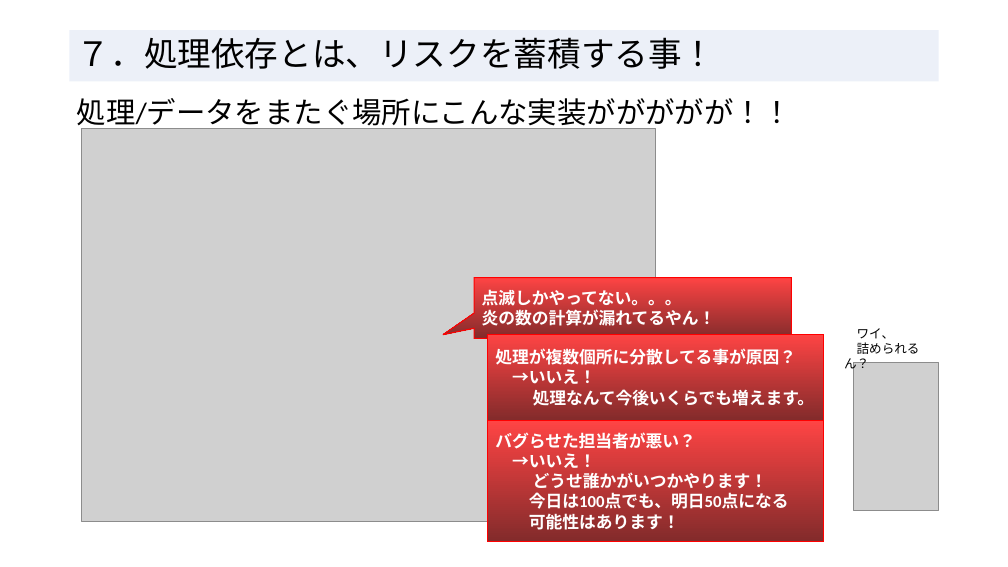
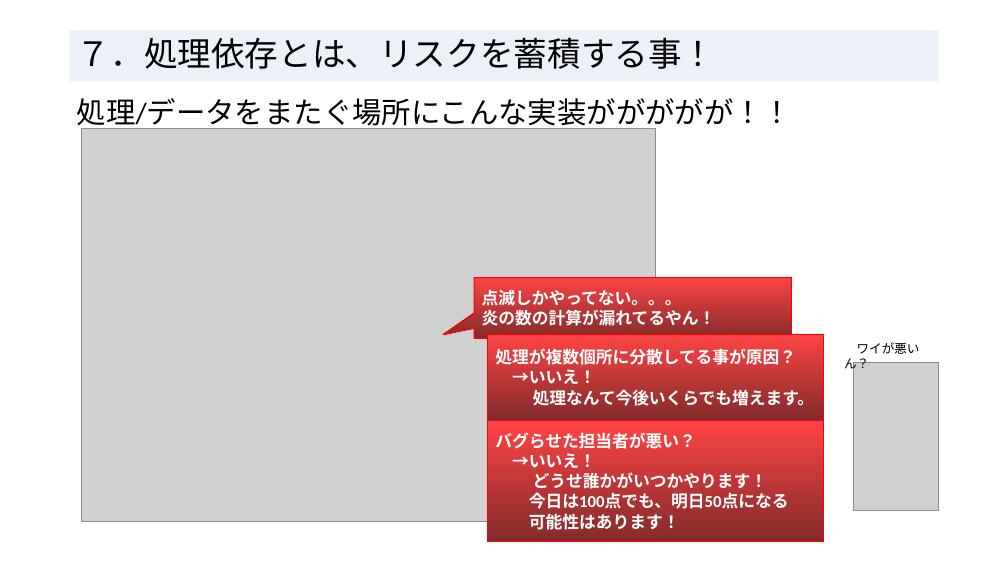
Before and after one commit to RyotoKuroki/QualityDependsOnDataApplication, a slide deck: slide 9 of 処理依存よりデータ依存_エンジニアの輪20250215.pptx. Drawn at 1008x567 pixels with LibreOffice and Linux fonts; fonts in the diff are those of the drawing; grey boxes stand for pictures. Boxes give left, top, right and bottom in pixels: in the first picture for what was removed or moved away, otherwise in the second. Text is boxed around its words. In the diff, an @@ line names an element or a change of style, - is before the commit and + after.

```diff
--- a/処理依存よりデータ依存_エンジニアの輪20250215.pptx
+++ b/処理依存よりデータ依存_エンジニアの輪20250215.pptx
@@ text at (x1=844, y1=342, x2=920, y2=372): text changed @@
-ワイ、
-詰められるん？
+ワイが悪いん？
```
Also in this commit, not shown: 5 other slides changed.
